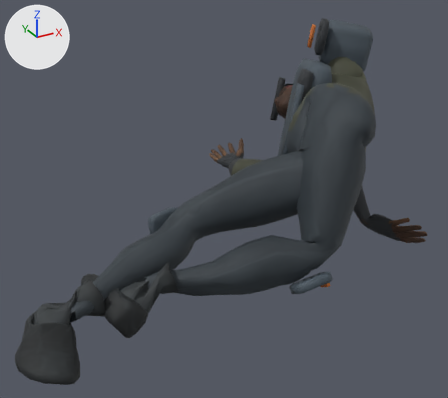
Renders of the FBX model Assets/Resources/ProductionArt/Armored.fbx from each side of a commit.
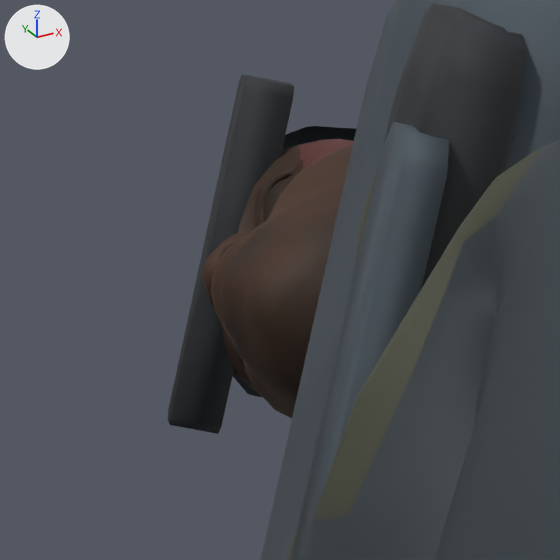
Each version is shown whole from a 50 mm lens placed at (-0.949, -1.398, 1.069), pointed at (-0.004, 0.32, 0.21), then close up on the part from 56% to 71% of the width and 17% to 34% of the height. The axes (+X, +Y, +Z) are drawn at upper left. The lights are the same throughout. The first two pictures are the older version. Both versions are drawn at frame 169 of the action 'Scene'; the numbers are the values there. Objects named as collision shapes, trigger or cutter boxes, shadow casters or lower levels of detail are left out. Vertices at exactly the same position are counted once.

In view in the first close-up: 'Armored_LOD0'.
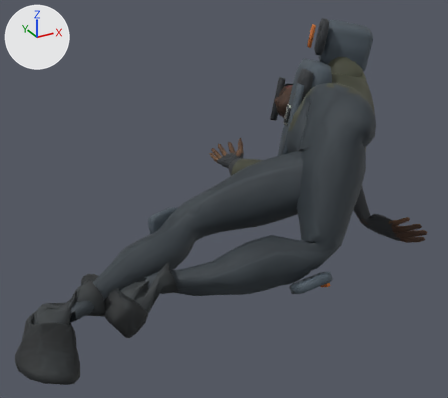
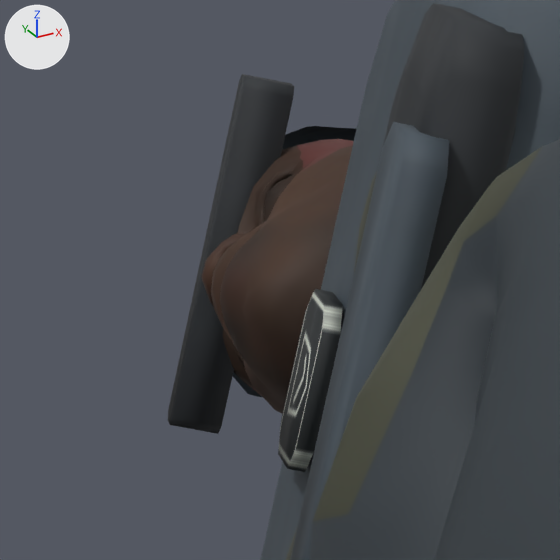
Location of each change, [x1, y1, x2, y2] in pixels of the close-ups (560 x 560 px):
part 1 of me_armored_skin, added
    after: [278, 289, 343, 472]

The change, as a list of edits to the scene's bpy script:
```text
Change me_armored_skin:
    used by ob_armored_lod0; location = (0.0, 0.0, 0.0)
    remove me_armored_skin.from_pydata(...)  # 6668 vertices, 10248 faces; spans x -0.801..0.689, y -0.227..1.102, z 0.0..0.776
    add me_armored_skin.from_pydata(...)  # 6684 vertices, 10258 faces; spans x -0.801..0.689, y -0.227..1.099, z 0.0..0.776
    me_armored_skin part 1: a new loose piece of 16 vertices spanning x 0.279..0.323, y 0.372..0.428, z 0.41..0.487, in mat_character_atlas
    other edits to the shape of me_armored_skin do not show in these pictures
```
